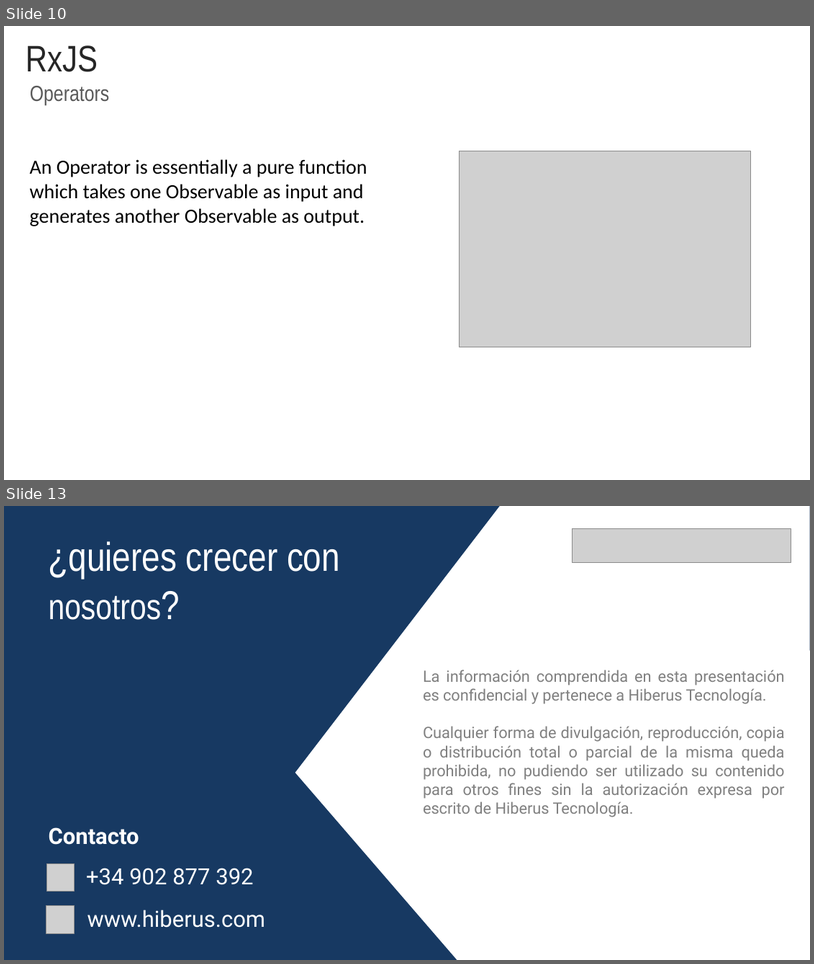
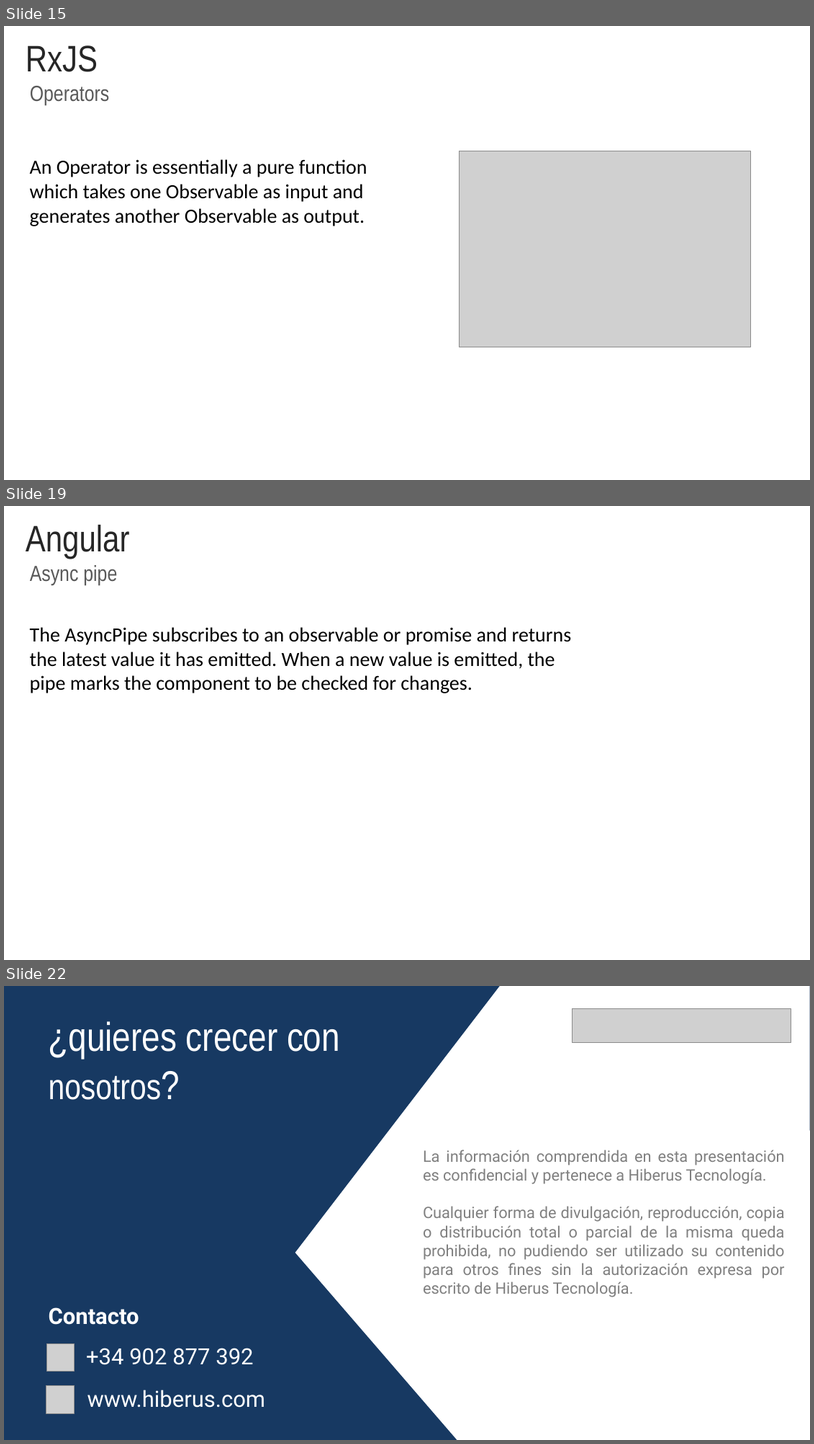
Before and after one commit to rached193/AngularWorkshop-20181116, a slide deck: 04_flow_events/04_flow_events.pptx. Shown one above the other, each under a label of ours: slides 10 and 13 before the commit, slides 15, 19 and 22 after it; the slides between them are not shown. The pictures are 814x964 and 814x1444 pixels, drawn with LibreOffice and Linux fonts; fonts in the diff are those of the drawing; grey boxes stand for pictures; background and template pictures are left out. Boxes give left, top, right and bottom in pixels: in the first picture for what was removed or moved away, otherwise in the second. Text is boxed around its words. In the diff, an @@ line names an element or a change of style, - is before the commit and + after.

```diff
--- a/04_flow_events/04_flow_events.pptx
+++ b/04_flow_events/04_flow_events.pptx
@@ slide 19 added at (x1=4, y1=506, x2=810, y2=960), background #FFFFFF @@
@@ title added at (x1=26, y1=525, x2=130, y2=559), 44 pt, text #262626 @@
+Angular
@@ text added at (x1=30, y1=565, x2=117, y2=584), 26 pt, text #595959 @@
+Async pipe
@@ text added at (x1=30, y1=627, x2=572, y2=693), 24 pt, text #000000 @@
+The AsyncPipe subscribes to an observable or promise and returns the latest value it has emitted. When a new value is emitted, the pipe marks the component to be checked for changes.
@@ what was slide 10 is now slide 15 @@
@@ what was slide 13 is now slide 22 @@
```
Also in this commit, not shown: 1 slide changed, 10 other slides added, 2 slides removed, 15 other files.
